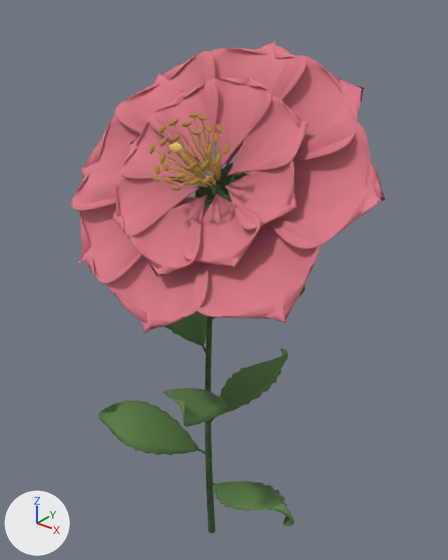
The glTF model www/models/flowers/camellia-fine-v2.glb as it was, and as the next commit left it.
One viewpoint serves both versions: a 50 mm camera at (1.215, -1.438, 2.073) aimed at (0.02, 0.056, 1.147). Every picture has the same lights, and +X, +Y and +Z are marked at lower left. The picture after the commit comes second. Vertices at exactly the same position are counted once.

Objects in the first picture: 'camellia-fine-v2-center', 'camellia-fine-v2-leaf', 'camellia-fine-v2-petal', 'camellia-fine-v2-pollen', 'camellia-fine-v2-stem'.
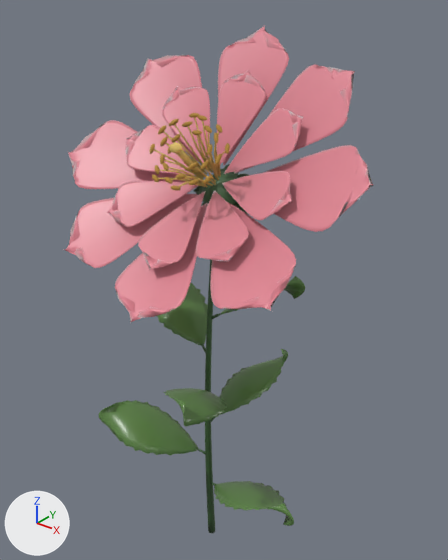
Changed parts and their boxes (x1, y1, x2, y2) in the pictures (448 x 560 px; the box of a moved part takes in the faces that stretch with it):
'camellia-fine-v2-petal', surface changed, reshaped: before (71, 41, 386, 334); after (64, 26, 373, 323)
'camellia-fine-v2-stem', reshaped (8% wider): before (195, 162, 247, 533); after (193, 164, 249, 533)
part 1 of me_camellia_fine_v2_petal, moved or reshaped: before (73, 44, 386, 333); after (65, 28, 373, 323)
part 2 of me_camellia_fine_v2_petal, recoloured: before (71, 41, 383, 334); after (64, 26, 373, 322)
part 3 of me_camellia_fine_v2_stem, moved or reshaped: before (197, 162, 237, 519); after (194, 166, 238, 484)
part 4 of me_camellia_fine_v2_stem, recoloured: before (208, 185, 220, 533); after (208, 518, 215, 533)

The change, as a diff of the scene's bpy script:
```diff
--- a/www/models/flowers/camellia-fine-v2.glb.py
+++ b/www/models/flowers/camellia-fine-v2.glb.py
@@ mat_camellia_petal_001 @@
 n0 = _N.new('ShaderNodeBsdfPrincipled'); n0.name = 'Principled BSDF'
-n0.inputs[2].default_value = 0.84  # 'Roughness'
+n0.inputs[2].default_value = 0.4  # 'Roughness'
+n0.inputs[24].default_value = 1.0  # 'Sheen Weight'
 n1 = _N.new('ShaderNodeOutputMaterial'); n1.name = 'Material Output'
@@ me_camellia_fine_v2_petal @@
 # used by ob_camellia_fine_v2_petal; location = (0.0, 0.0, 0.0)
-me_camellia_fine_v2_petal.from_pydata(...)  # 6688 vertices, 13312 faces; spans x -0.481..0.568, y -0.372..0.313, z 1.146..1.896
+me_camellia_fine_v2_petal.from_pydata(...)  # 6688 vertices, 13312 faces; spans x -0.465..0.566, y -0.427..0.243, z 1.211..1.944
+# me_camellia_fine_v2_petal part 1: 6688 of 6688 vertices moved; they spanned x -0.481..0.568, y -0.372..0.313, z 1.146..1.896 and now span x -0.465..0.566, y -0.427..0.243, z 1.211..1.944; mean shift (0.002, -0.017, 0.015)
+# me_camellia_fine_v2_petal part 2: 12373 kept faces spanning x -0.465..0.566, y -0.427..0.243, z 1.211..1.944 get new vertex colours; the middle colour goes from pink #ce727f to pink #d87886
 me_camellia_fine_v2_petal.materials.append(mat_camellia_petal_001)
@@ me_camellia_fine_v2_stem @@
 # used by ob_camellia_fine_v2_stem; location = (0.0, 0.0, 0.0)
-me_camellia_fine_v2_stem.from_pydata(...)  # 619 vertices, 748 faces; spans x -0.1..0.15, y -0.06..0.14, z 0.0..1.54
+me_camellia_fine_v2_stem.from_pydata(...)  # 623 vertices, 1008 faces; spans x -0.1..0.15, y -0.06..0.15, z 0.0..1.54
+# me_camellia_fine_v2_stem part 3: 14 vertices moved within x -0.02..0.1, y -0.03..0.1, z 0.42..1.52; 149 vertices removed from x -0.1..0.12, y -0.04..0.14, z 0.08..1.53; 153 vertices added at x -0.1..0.12, y -0.06..0.15, z 0.0..1.53
+# me_camellia_fine_v2_stem part 4: 23 kept faces spanning x -0.01..0.05, y -0.02..0.01, z 0.0..1.5 get new vertex colours; the middle colour goes from dark green #3d5e37 to dark green #365531
 me_camellia_fine_v2_stem.materials.append(mat_camellia_stem_001)
```
